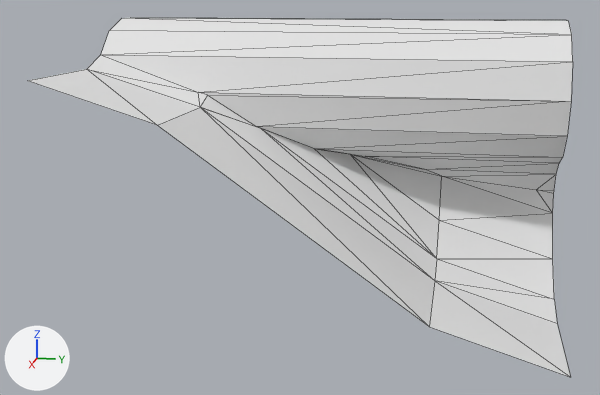
A saved change to the OBJ model Assets/MapEditor/modular_terrain_collection/Escarpment_Terrain_Hill_Crest_Top.obj.
Rendered twice from a 50 mm lens placed at (3.33, 0.09, 1.31), pointed at (0.04, -0.56, 0.49). The lights are fixed; the arrows at lower left show +X, +Y and +Z. Mesh edges are drawn as thin lines. Where no turn or scale is listed for an object, it has been applied to the vertices.
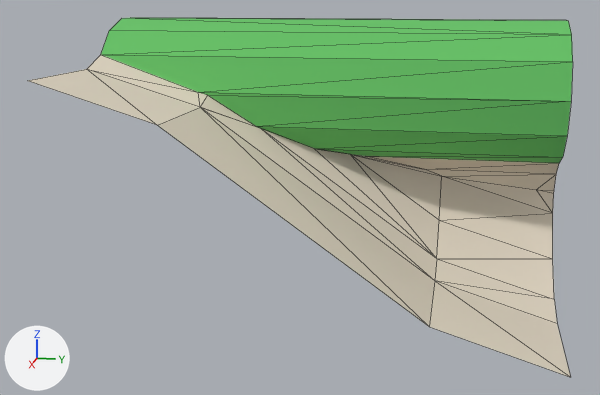
The change, as a diff of the scene's bpy script:
```diff
--- a/Assets/MapEditor/modular_terrain_collection/Escarpment_Terrain_Hill_Crest_Top.obj.py
+++ b/Assets/MapEditor/modular_terrain_collection/Escarpment_Terrain_Hill_Crest_Top.obj.py
@@ mat_dirt @@
 mat_dirt = principled_material('Dirt')
-mat_dirt.base_color = (0.8, 0.8, 0.8)  # white #e7e7e7
+mat_dirt.base_color = (0.769, 0.686, 0.561)  # light grey #e3d8c5
 mat_dirt.roughness = 1.0
@@ mat_grass @@
 mat_grass = principled_material('Grass')
-mat_grass.base_color = (0.8, 0.8, 0.8)  # white #e7e7e7
+mat_grass.base_color = (0.133, 0.545, 0.133)  # green #66c366
 mat_grass.roughness = 1.0
```

Boxes (x1, y1, x2, y2) around the edits, measured in the pictures (600 x 395 px):
'object1', recoloured: (28, 18, 573, 377) in both
